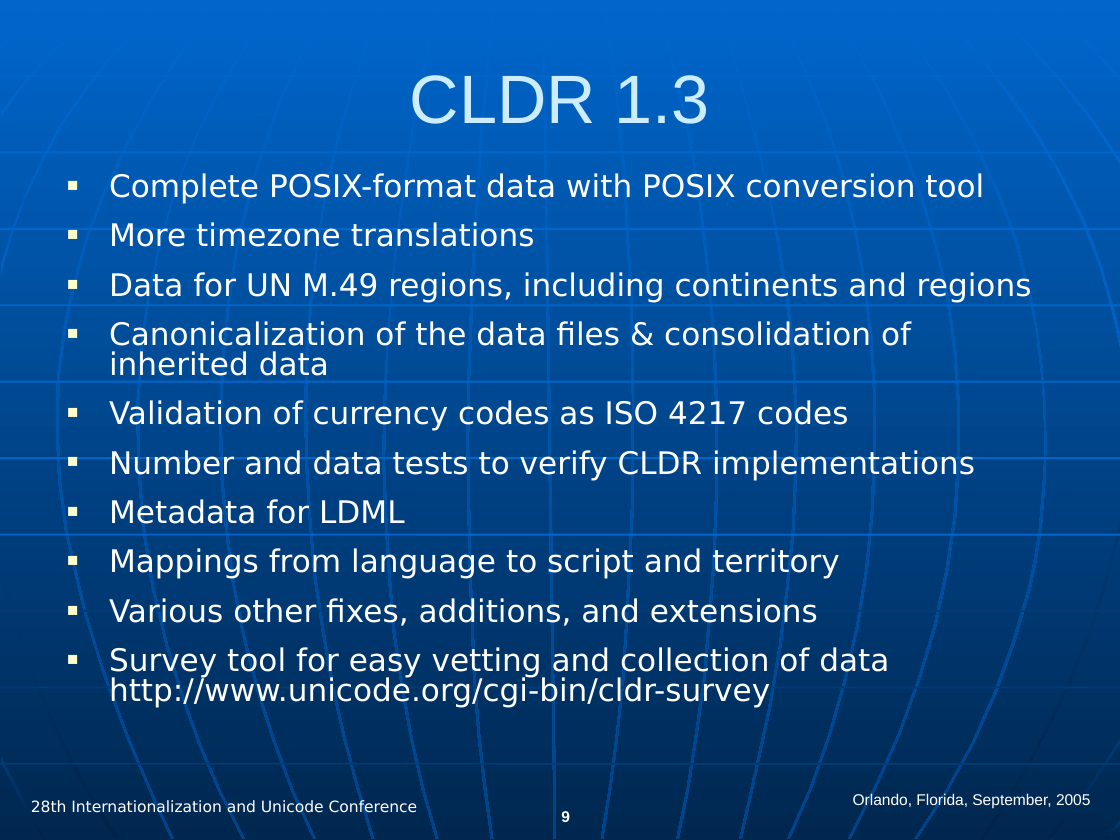
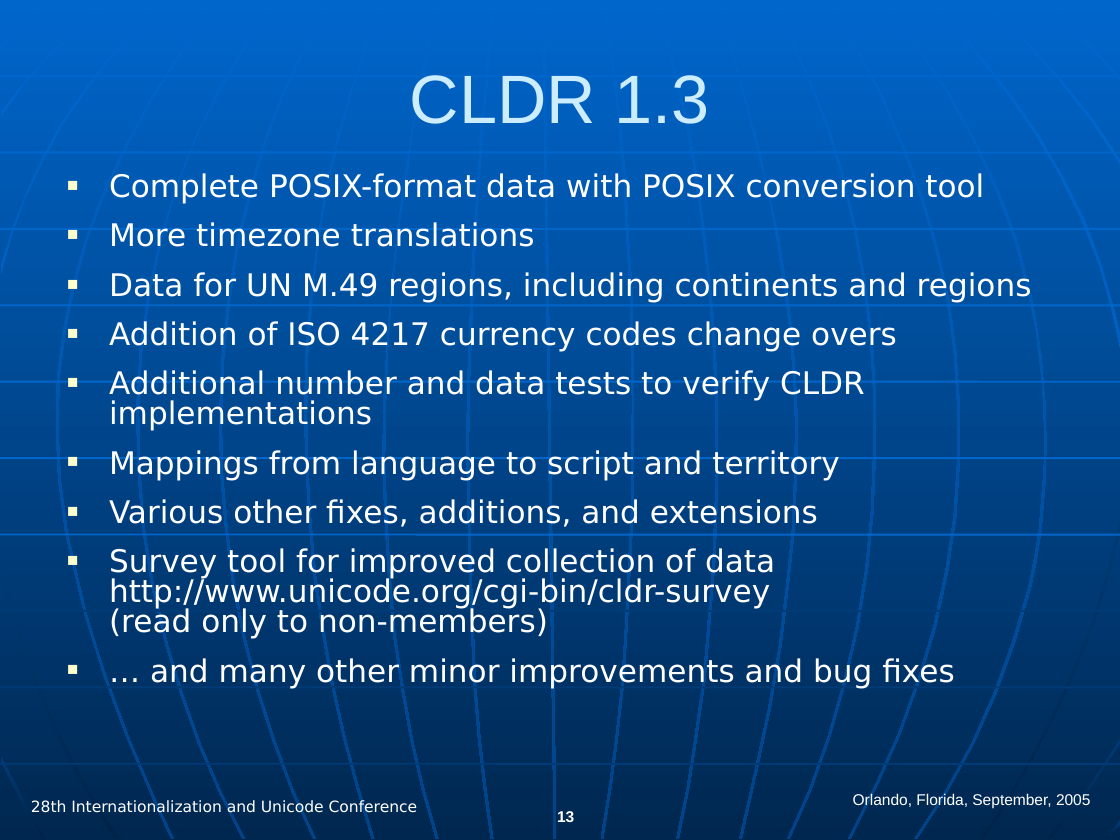
Before and after one commit to hanikesn/cldr, a slide deck: slide 13 of docs/presentations/cldr_overview.ppt (slide 9 before the commit). Drawn at 1120x840 pixels with LibreOffice and Linux fonts; fonts in the diff are those of the drawing. Boxes give left, top, right and bottom in pixels: in the first picture for what was removed or moved away, otherwise in the second. Text is boxed around its words. In the diff, an @@ line names an element or a change of style, - is before the commit and + after.

```diff
--- a/docs/presentations/cldr_overview.ppt
+++ b/docs/presentations/cldr_overview.ppt
@@ text at [109, 321, 897, 431]: text changed @@
-■ Canonicalization of the data files & consolidation of inherited data
-■ Validation of currency codes as ISO 4217 codes
-■ Number and data tests to verify CLDR implementations
-■ Metadata for LDML
+■ Addition of ISO 4217 currency codes change overs
+■ Additional number and data tests to verify CLDR implementations
@@ text at [109, 547, 955, 688]: text changed @@
-■ Survey tool for easy vetting and collection of data http://www.unicode.org/cgi-bin/cldr-survey
+■ Survey tool for improved collection of data http://www.unicode.org/cgi-bin/cldr-survey
+  (read only to non-members)
+■ … and many other minor improvements and bug fixes
@@ page number at [557, 811, 574, 822]: text changed @@
-9
+13
```
Also in this commit, not shown: 15 other slides changed, 2 slides added, 6 slides removed.
